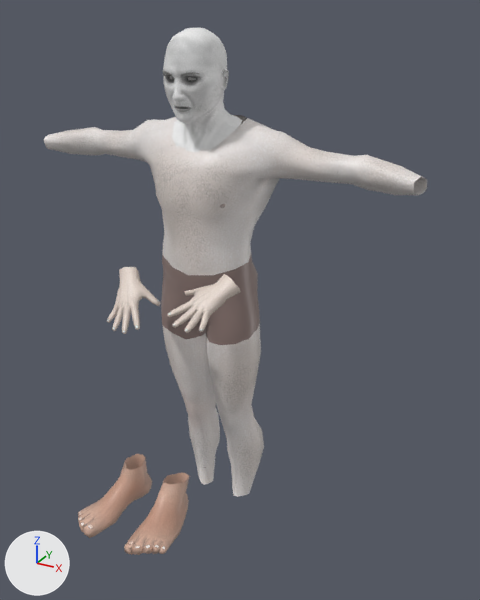
Two versions of the COLLADA model assets/models/collada/Animations/MaleBodyAnimations/Male_Anim_Sitting.dae, one commit apart.
Camera for both pictures: a camera (50 mm lens) standing at (0.01136, -0.01315, 0.01505) and looking at (0.00169, 0.00444, 0.00625). Lighting does not change. The marker at lower left points along +X, +Y and +Z. Where no turn or scale is listed for an object, it has been applied to the vertices.

In view in the first picture: 'HeadGeo', 'LFootNude', 'LHand', 'LegsNude', 'RFootNude', 'RHand', 'TorsoNude'.
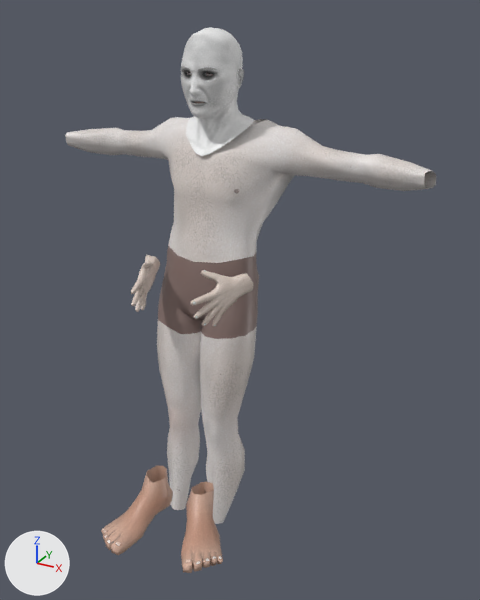
Where the newer file only moved an object's origin or applied its transform, the numbers keep the older frame.

Changed parts and their boxes [x1, y1, x2, y2] in the pictures (480 x 600 px):
'TorsoNude', recoloured, surface changed, mesh turned
    before: [44, 115, 427, 275]
    after: [65, 117, 436, 263]
'LegsNude', mesh turned
    before: [161, 254, 264, 497]
    after: [157, 246, 259, 524]
'HeadGeo', recoloured, surface changed, moved, turned
    before: [163, 28, 242, 152]
    after: [181, 27, 254, 156]
'LFootNude', recoloured, surface changed, moved, turned
    before: [124, 473, 189, 555]
    after: [181, 482, 223, 573]
'RFootNude', recoloured, surface changed, shading changed, moved, turned
    before: [78, 454, 152, 538]
    after: [101, 465, 173, 555]
'LHand', recoloured, reshaped (15% narrower)
    before: [167, 274, 241, 333]
    after: [190, 270, 253, 327]
'RHand', recoloured, reshaped (45% narrower, 15% shorter)
    before: [107, 267, 161, 334]
    after: [131, 255, 160, 312]

What the commit changed:
In material 'HandsShader' (mat_handsshader), emission_color is no longer (0.0142, 0.0142, 0.0142), black #202020.
In material 'BodyShader' (mat_bodyshader), emission_color is no longer (0.0142, 0.0142, 0.0142), black #202020.
In material 'BodyShader' (mat_bodyshader), emission_strength is no longer 1.0.
In material 'FeetShader' (mat_feetshader), emission_color is no longer (0.0142, 0.0142, 0.0142), black #202020.
In material 'FeetShader' (mat_feetshader), emission_strength is no longer 1.0.
In material 'HeadShader' (mat_headshader), emission_color is no longer (0.0142, 0.0142, 0.0142), black #202020.
In material 'HeadShader' (mat_headshader), emission_strength is no longer 1.0.
me_lhandshape has 306 vertices, 598 faces and spans x -0.00106..0.00082, y -0.01597..-0.01408, z 0.00706..0.00848.
me_lhandshape is used by ob_lhand; location (0.00143, 0.01781, -0.00101).
me_lhandshape part 1: the whole mesh is multiplied about its middle by the matrix ((0.437, -0.364, 0.823), (0.602, 0.798, 0.033), (-0.668, 0.481, 0.568)), then moved by (0.00021, 0.00081, -0.00006).
me_legsnudeshape has 309 vertices, 584 faces and spans x -0.00182..0.00182, y -0.00128..0.00166, z 0.00132..0.01192.
me_legsnudeshape is used by ob_legsnude; location (0.0, 0.00527, -0.00449).
me_legsnudeshape part 2: the whole mesh is turned -13.6 degrees about the x axis through its middle, then moved by (0.0, -0.00086, 0.00017).
me_torsonudeshape has 308 vertices, 566 faces and spans x -0.00705..0.00705, y -0.00149..0.00176, z 0.01145..0.01636.
me_torsonudeshape is used by ob_torsonude; location (0.0, 0.00527, -0.00449).
me_torsonudeshape part 3: the whole mesh is turned -13.6 degrees about the x axis through its middle, then moved by (0.0, 0.00086, -0.00003).
me_rfootnudeshape has 112 vertices, 210 faces and spans x -0.00179..-0.00035, y -0.00157..0.00137, z 0.0..0.00139.
me_rfootnudeshape is used by ob_rfootnude; location (0.00047, 0.00005, 0.0); rotation (0.0, 0.0, -0.0537), in degrees (0, 0, -3.1).
me_rfootnudeshape part 4: its shading normals changed.
me_rhandshape has 306 vertices, 598 faces and spans x -0.00105..0.00074, y -0.01696..-0.01519, z 0.00435..0.00607.
me_rhandshape is used by ob_rhand; location (-0.00109, 0.01856, 0.00122).
me_rhandshape part 5: the whole mesh is multiplied about its middle by the matrix ((0.247, 0.5, -0.83), (-0.587, 0.759, 0.283), (0.771, 0.417, 0.481)), then moved by (-0.00021, 0.00096, 0.00034).
Object 'LFootNude' (ob_lfootnude) moves from (0.00052, -0.00007, 0.00006) to (0.00192, -0.00039, 0.00015).
Object 'LFootNude' (ob_lfootnude) turns from (-7.1, -3.8, -3.5) to (-9.7, -0.4, 21) degrees about x, y and z.
Object 'HeadGeo' (ob_headgeo) moves from (0.0, 0.00734, -0.00445) to (0.0, 0.00675, -0.00463).
Object 'HeadGeo' (ob_headgeo) turns from (7.7, 0, 0) to (2.8, 0, 0) degrees about x, y and z.
Object 'RFootNude' (ob_rfootnude) moves from (0.00047, 0.00005, 0.0) to (0.00154, -0.00003, 0.0).
Object 'RFootNude' (ob_rfootnude) turns from (0, 0, -3.1) to (0, 0, 2.3) degrees about x, y and z.
